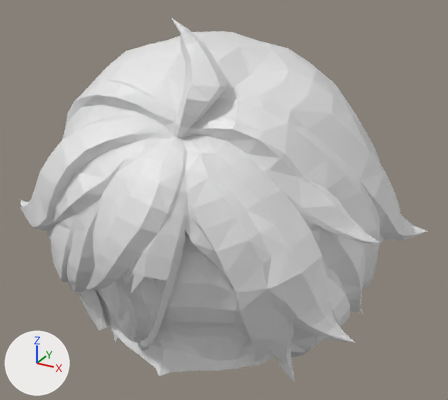
Before and after pictures for a commit that changed the glTF model public/models/hero_chibi_hair.glb.
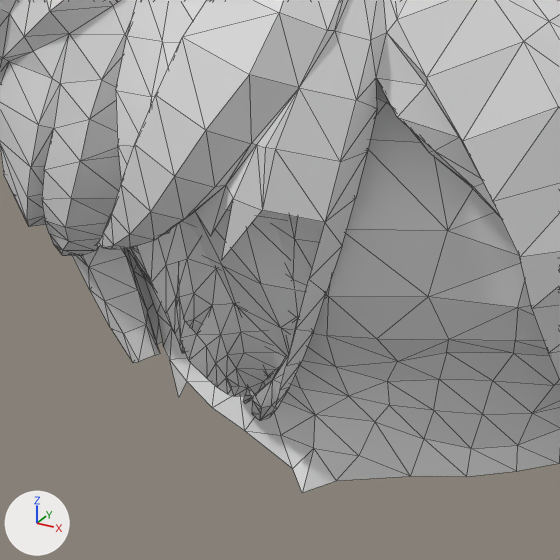
There are two pictures of each version: one whole from a 50 mm camera at (0.437, -0.766, 0.574) aimed at (0.016, -0.002, 0.192), one close up on the part from 12% to 56% of the width and 51% to 100% of the height. Arrows for +X, +Y and +Z are at lower left; the lights stay in place. The first two pictures are the older version. The close-ups show mesh edges as thin lines.

The first close-up shows 'hair'.
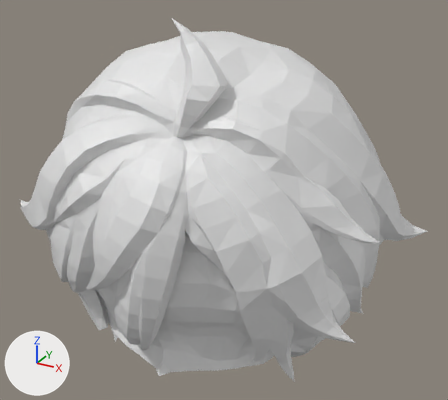
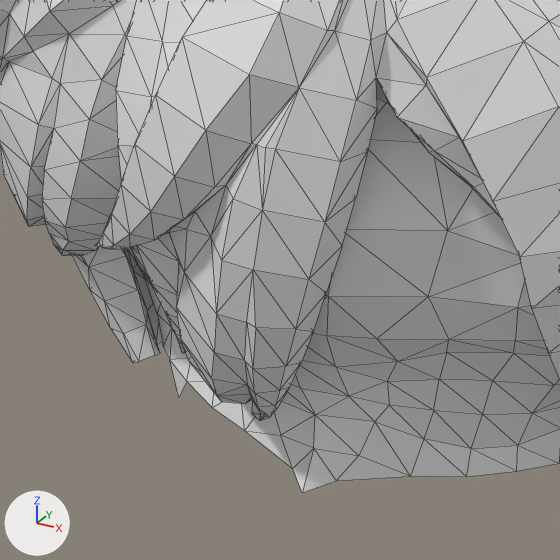
The change, as a list of edits to the scene's bpy script:
```text
Change me_mesh_0:
    used by ob_hair; location = (0.0, 0.0, 0.0)
    remove me_mesh_0.from_pydata(...)  # 1843 vertices, 3474 faces; spans x -0.299..0.299, y -0.274..0.27, z -0.058..0.476
    add me_mesh_0.from_pydata(...)  # 1859 vertices, 3540 faces; spans x -0.299..0.299, y -0.274..0.27, z -0.058..0.476
    me_mesh_0 part 1
    16 vertices are added at x -0.027..0.047, y -0.26..-0.22, z 0.059..0.177
    66 new faces join them
```

Location of each change, (x1, y1, x2, y2) in pixels of the close-ups (560 x 560 px):
part 1 of me_mesh_0, added: after (136, 200, 325, 418)
